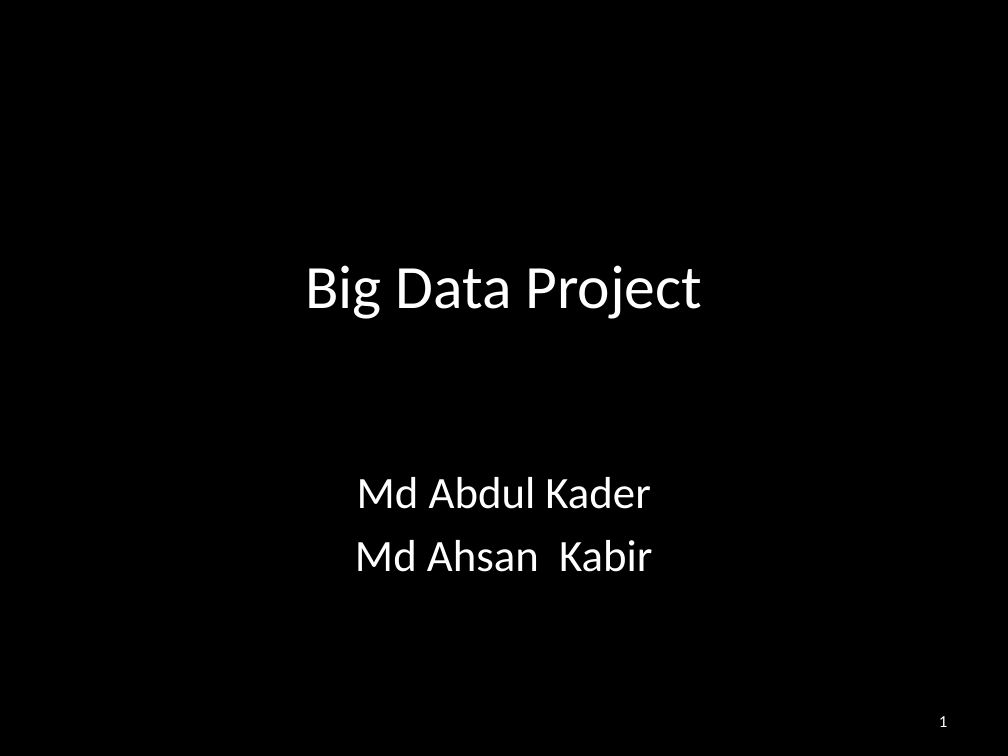
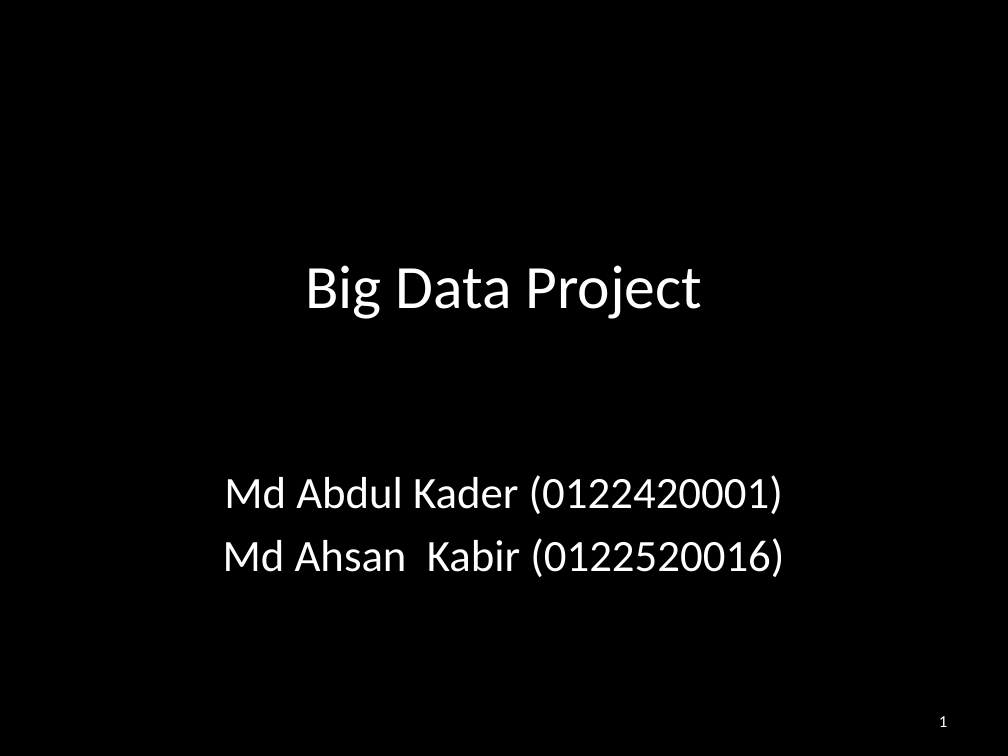
Before and after one commit to shohaghcsesust/BigData-MSProject, a slide deck: slide 1 of BigData_Project_Pro Serv 360.pptx. Drawn at 1008x756 pixels with LibreOffice and Linux fonts; fonts in the diff are those of the drawing; background and template pictures are left out. Boxes give left, top, right and bottom in pixels: in the first picture for what was removed or moved away, otherwise in the second. Text is boxed around its words. In the diff, an @@ line names an element or a change of style, - is before the commit and + after.

```diff
--- a/BigData_Project_Pro Serv 360.pptx
+++ b/BigData_Project_Pro Serv 360.pptx
@@ subtitle at box(223, 475, 784, 577): text changed @@
-Md Abdul Kader
-Md Ahsan Kabir
+Md Abdul Kader (0122420001)
+Md Ahsan Kabir (0122520016)
```
Also in this commit, not shown: 8 other slides changed, 10 slides added, 1 slide removed, 2 other files.
